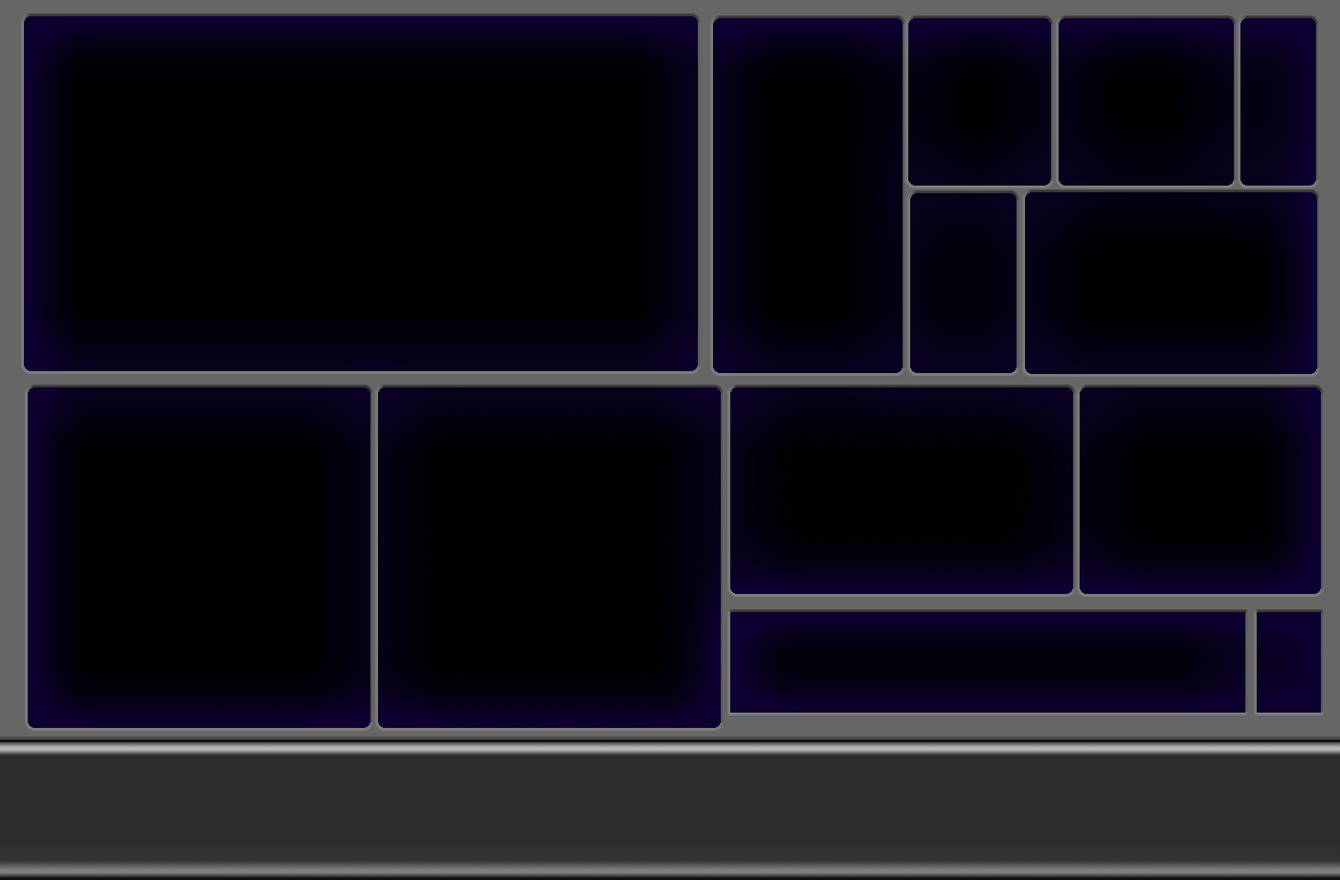
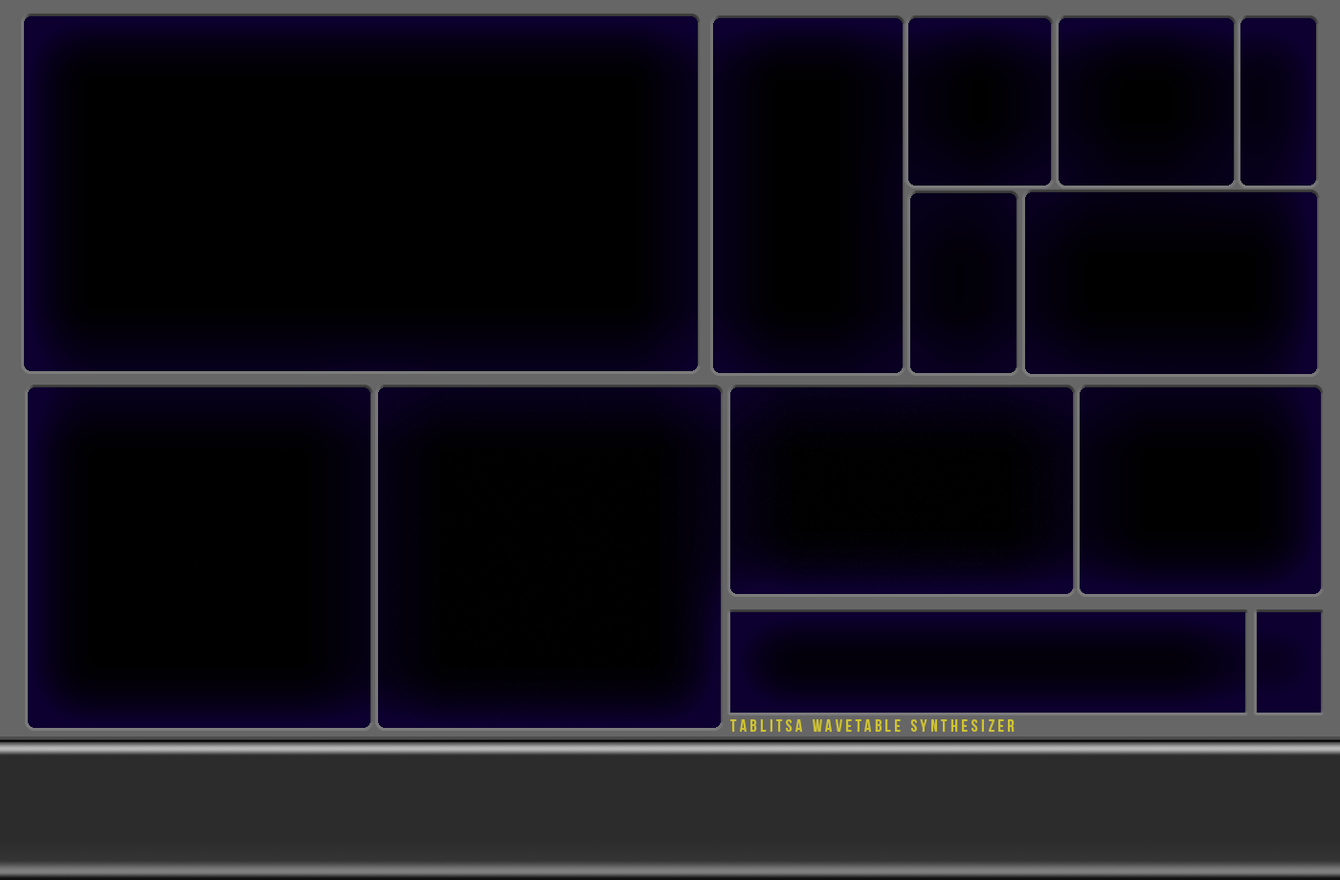
Layered file, before and after one edit (1340×880). Changes by layer:
added layer "Tablitsa wavetable Synthesizer" above "sequencer" over (x1=730, y1=719, x2=1015, y2=733)
